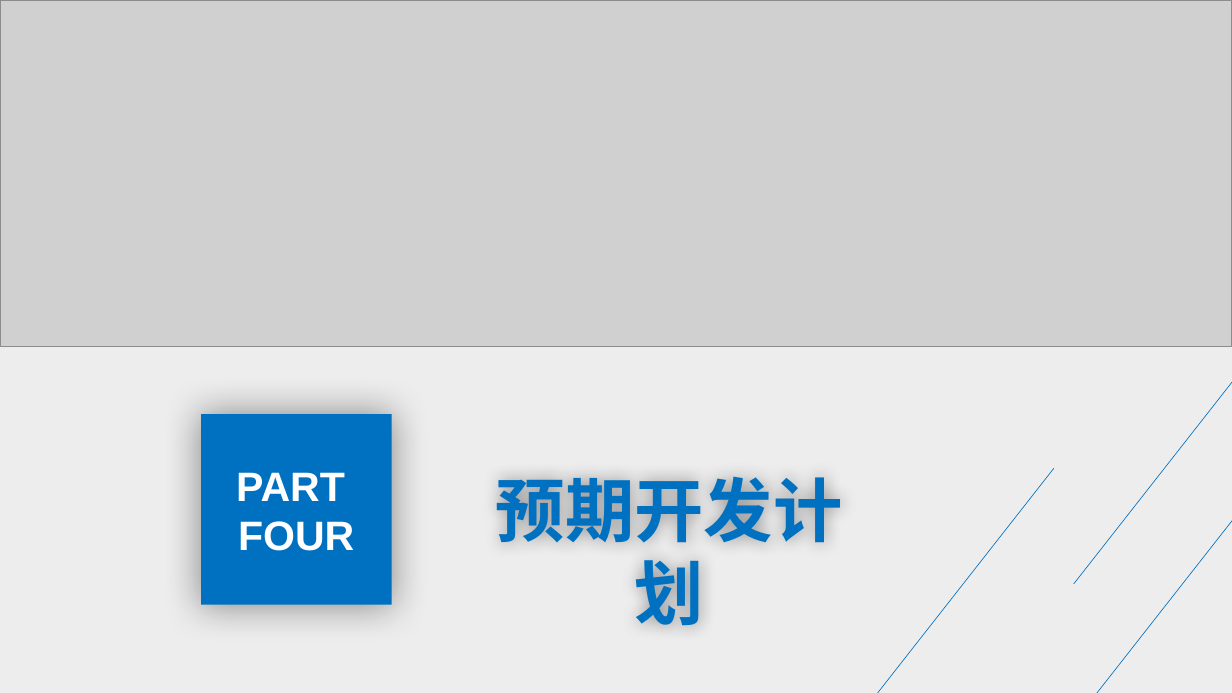
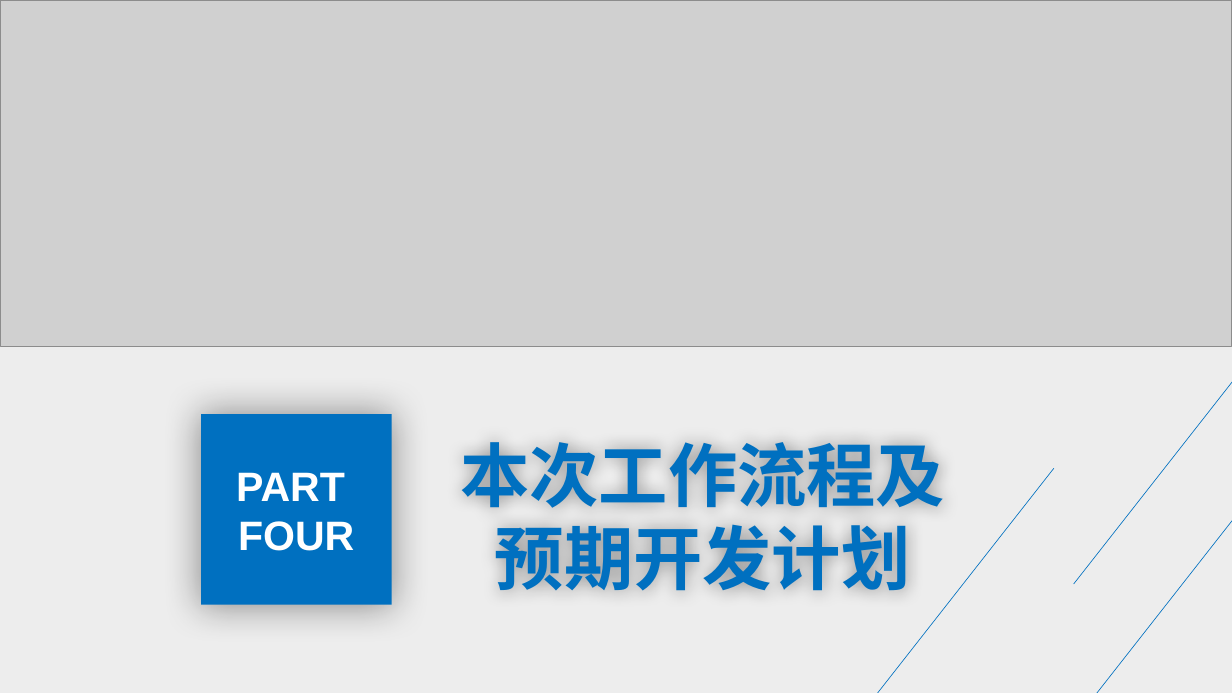
Before and after one commit to group21-sudo/practice_project, a slide deck: slide 22 of 座位检测预约系统_系统设计和数据库设计答辩.pptx (slide 18 before the commit). Drawn at 1232x693 pixels with LibreOffice and Linux fonts; fonts in the diff are those of the drawing; grey boxes stand for pictures. Boxes give left, top, right and bottom in pixels: in the first picture for what was removed or moved away, otherwise in the second. Text is boxed around its words. In the diff, an @@ line names an element or a change of style, - is before the commit and + after.

```diff
--- a/座位检测预约系统_系统设计和数据库设计答辩.pptx
+++ b/座位检测预约系统_系统设计和数据库设计答辩.pptx
@@ text at (x1=460, y1=442, x2=945, y2=590): text changed @@
-预期开发计划
+本次工作流程及预期开发计划
```
Also in this commit, not shown: 9 other slides changed, 14 slides added, 8 slides removed, 1 other file.
